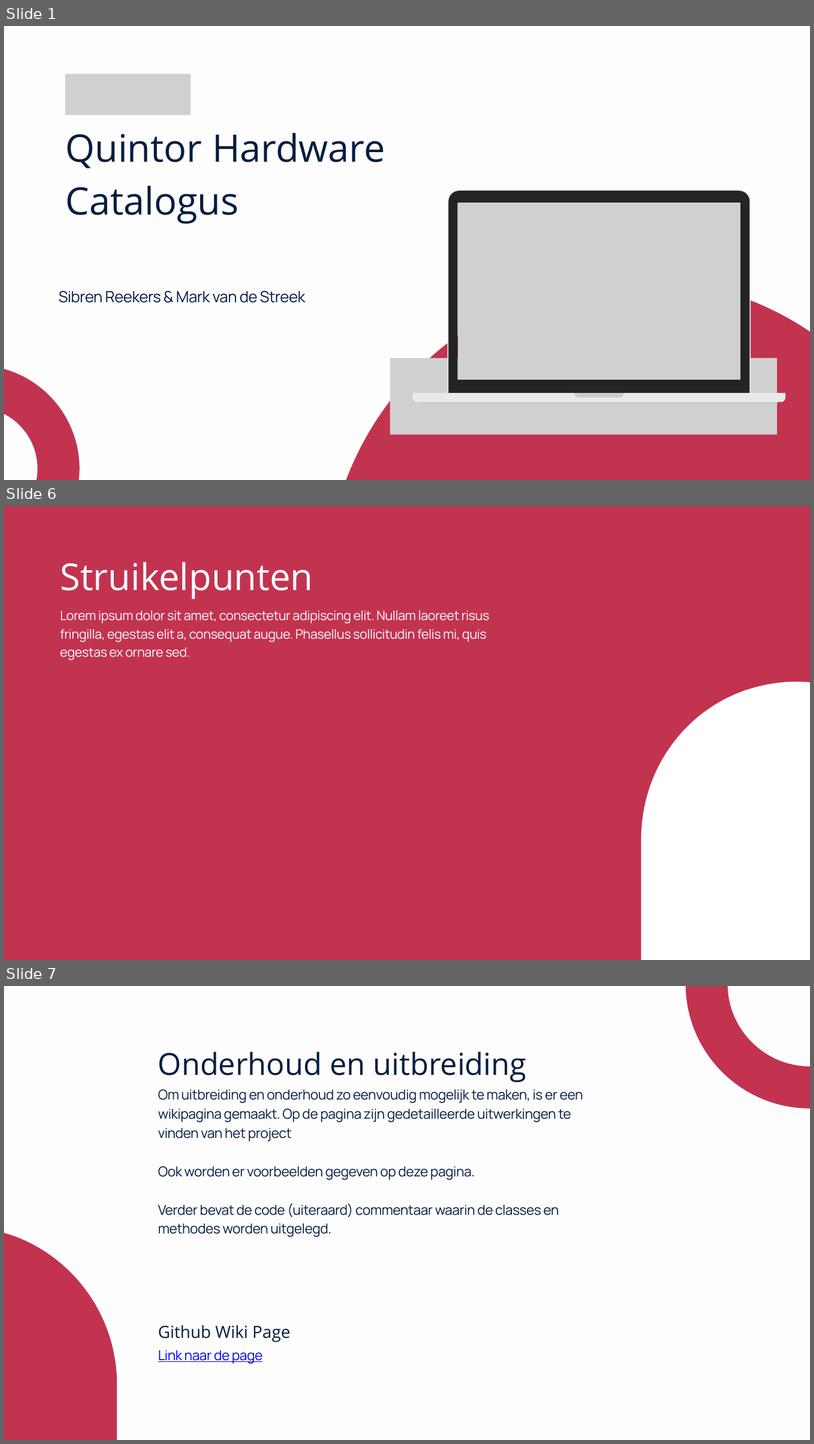
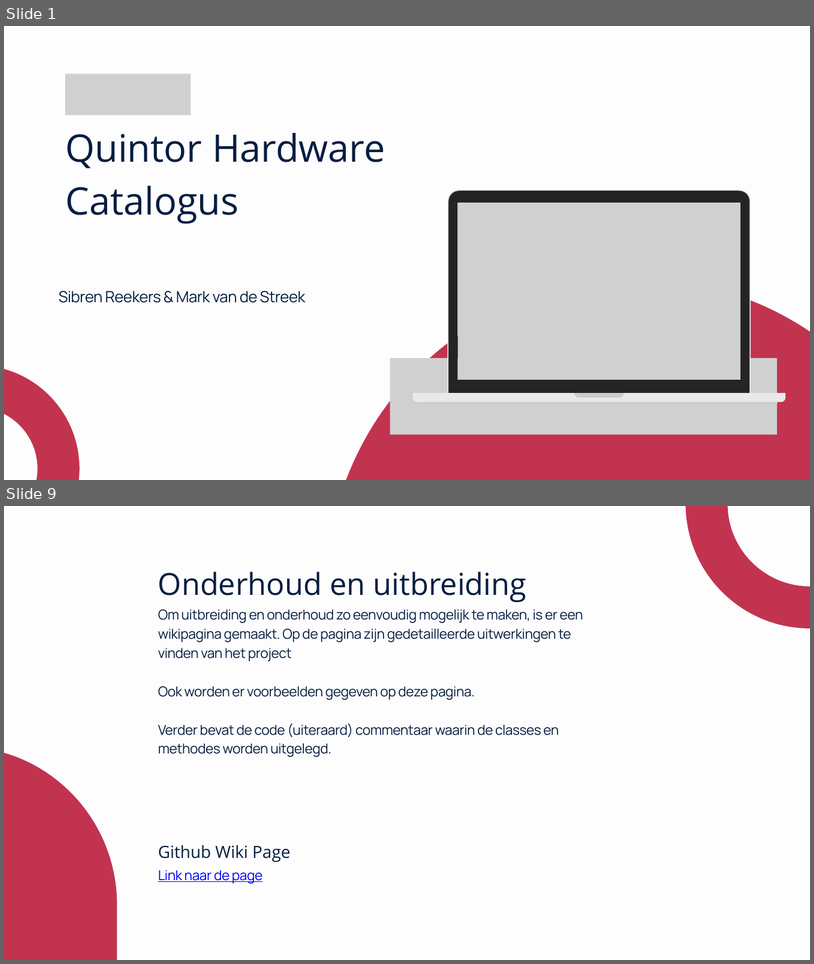
Before and after one commit to MarkStreek/QuintorCatalogBackEnd, a slide deck: docs/presentatie.pptx. Shown one above the other, each under a label of ours: slides 1, 6 and 7 before the commit, slides 1 and 9 after it; the slides between them are not shown. The pictures are 814x1444 and 814x964 pixels, drawn with LibreOffice and Linux fonts; fonts in the diff are those of the drawing; grey boxes stand for pictures. Boxes give left, top, right and bottom in pixels: in the first picture for what was removed or moved away, otherwise in the second. Text is boxed around its words. In the diff, an @@ line names an element or a change of style, - is before the commit and + after.

```diff
--- a/docs/presentatie.pptx
+++ b/docs/presentatie.pptx
@@ slide 6 removed at (4, 506, 810, 960), background #C23350 @@
@@ text removed at (60, 562, 313, 599) @@
-Struikelpunten
@@ text removed at (60, 610, 490, 660) @@
-Lorem ipsum dolor sit amet, consectetur adipiscing elit. Nullam laoreet risus fringilla, egestas elit a, consequat augue. Phasellus sollicitudin felis mi, quis egestas ex ornare sed.
@@ freeform shape removed at (641, 681, 810, 960) @@
@@ what was slide 7 is now slide 9 @@
```
Also in this commit, not shown: 4 slides changed, 3 slides added, 2 other files.
